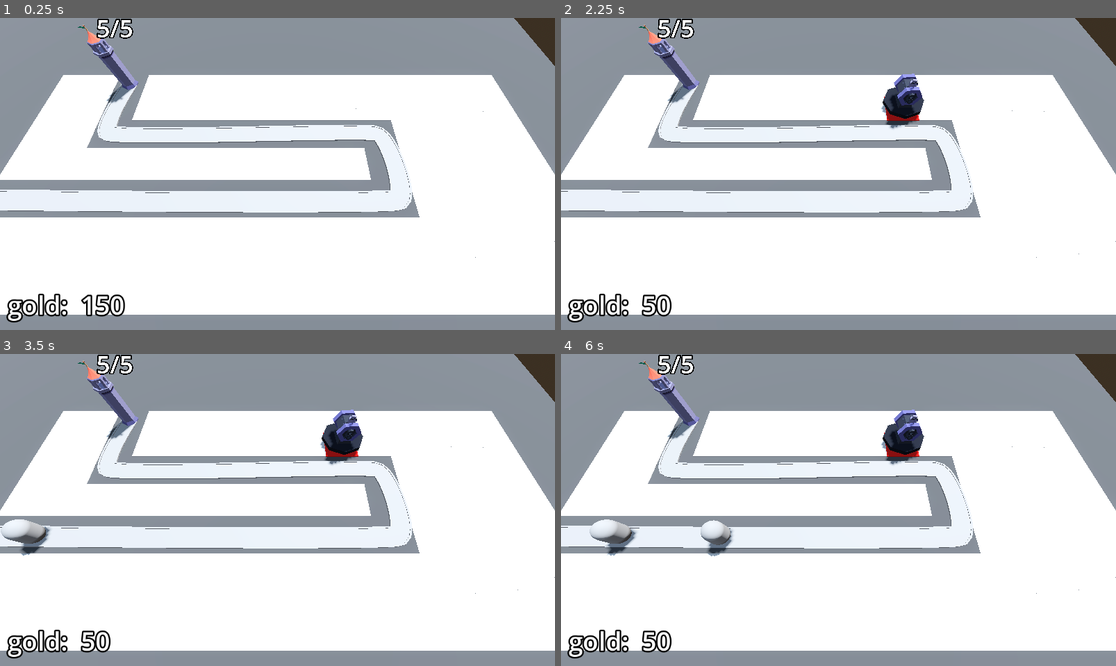
Above: before the commit, frames 1-4 (two rows, left to right).
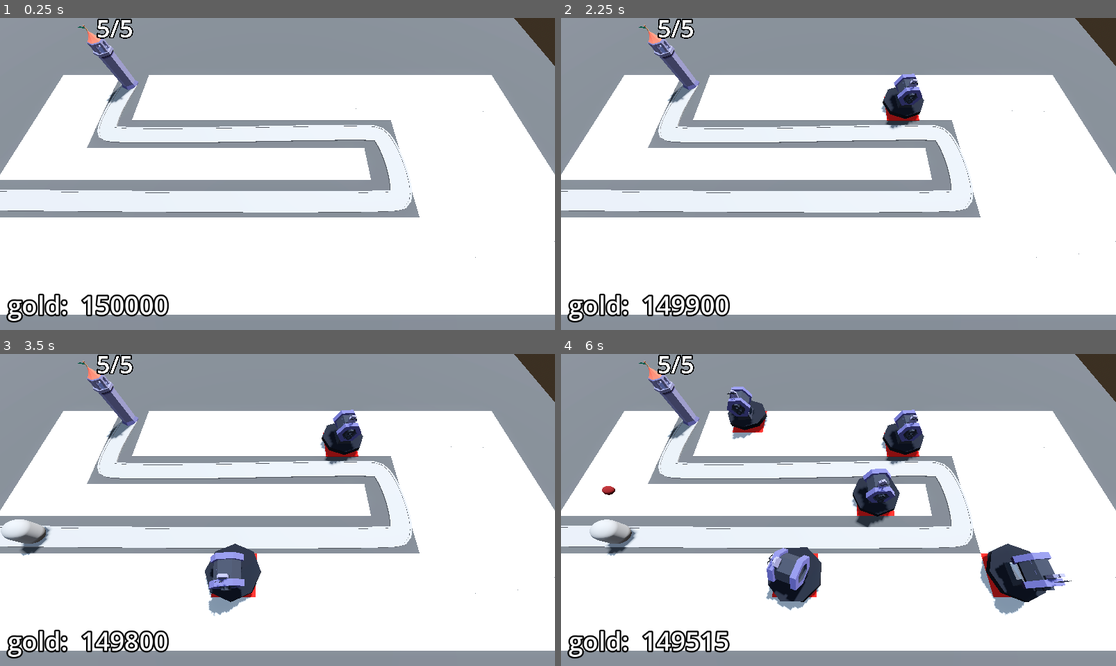
Above: after the commit, the same moments.

Repository: AhmadNasserx/tower-tiles
Game: Godot game, scene res://base_level.tscn
Same seed, same stepped clock (60 frames per second), same inputs: the game is played once before the commit and once after it.
Inputs (mouse positions are in pixels of both pictures, inside the frame that each line leads up to):
- Up to frame 1 (0.25 s): no input
- Up to frame 2 (2.25 s): tap Enter at 0.5, 2 s; move the mouse to (960, 158) at 0.52 s; press the mouse at (960, 158) at 0.53 s; tap Space at 1.25 s; move the mouse to (727, 189) at 1.27 s; release the mouse at (727, 189) at 1.28 s; click (727, 189) at 1.35 s; move the mouse to (894, 105) at 2.02 s; press the mouse at (894, 105) at 2.03 s
- Up to frame 3 (3.5 s): move the mouse to (249, 572) at 2.77 s; release the mouse at (249, 572) at 2.78 s; click (249, 572) at 2.85 s
- Up to frame 4 (6 s): move the mouse to (1005, 556) at 3.52 s; press the mouse at (1005, 556) at 3.53 s; move the mouse to (672, 463) at 4.27 s; release the mouse at (672, 463) at 4.28 s; click (672, 463) at 4.35 s; move the mouse to (866, 510) at 5.02 s; press the mouse at (866, 510) at 5.03 s; move the mouse to (755, 432) at 5.77 s; release the mouse at (755, 432) at 5.78 s; click (755, 432) at 5.85 s

The runs differ from the first frame. In frame 1, 0.3% of the frame differs, in the area x 22-31%, y 88-96%; in frame 2, 0.7%; in frame 3, 2.3%; in frame 4, 6.9%, in the area x 7-94%, y 10-96%.

Commit message:
stars on victory screen

Diff:
--- a/UserInterface/victory_layer.gd
+++ b/UserInterface/victory_layer.gd
@@ -1,5 +1,24 @@
 extends CanvasLayer
 
+@onready var star: TextureRect = %Star
+@onready var star_2: TextureRect = %Star2
+@onready var star_3: TextureRect = %Star3
+@onready var survived_label: Label = %SurvivedLabel
+@onready var full_health_label: Label = %FullHealthLabel
+@onready var money_label: Label = %MoneyLabel
+
+
+@onready var base = get_tree().get_first_node_in_group("base")
+@onready var bank = get_tree().get_first_node_in_group("bank")
+
+func victory() -> void:
+	visible = true
+	if base.max_health == base.current_health:
+		star_2.modulate = Color.WHITE
+		full_health_label.visible = true
+	if bank.gold >= 500:
+		star_3.modulate = Color.WHITE
+		money_label.visible = true
 
 func _on_retry_button_pressed() -> void:
 	get_tree().reload_current_scene()
--- a/UserInterface/victory_layer.tscn
+++ b/UserInterface/victory_layer.tscn
@@ -1,6 +1,7 @@
-[gd_scene load_steps=3 format=3 uid="uid://du1sdem441ohs"]
+[gd_scene load_steps=4 format=3 uid="uid://du1sdem441ohs"]
 
 [ext_resource type="Script" path="res://UserInterface/victory_layer.gd" id="1_6yf4j"]
+[ext_resource type="Texture2D" uid="uid://7s4ftqu3kme0" path="res://assets/star.png" id="2_ldtwk"]
 
 [sub_resource type="LabelSettings" id="LabelSettings_qdye7"]
 font_size = 96
@@ -36,6 +37,35 @@
 label_settings = SubResource("LabelSettings_qdye7")
 horizontal_alignment = 1
 
+[node name="StarContainer" type="HBoxContainer" parent="CenterContainer/PanelContainer/VBoxContainer"]
+layout_mode = 2
+
+[node name="Star" type="TextureRect" parent="CenterContainer/PanelContainer/VBoxContainer/StarContainer"]
+unique_name_in_owner = true
+custom_minimum_size = Vector2(128, 128)
+layout_mode = 2
+texture = ExtResource("2_ldtwk")
+expand_mode = 2
+stretch_mode = 5
+
+[node name="Star2" type="TextureRect" parent="CenterContainer/PanelContainer/VBoxContainer/StarContainer"]
+unique_name_in_owner = true
+modulate = Color(0, 0, 0, 1)
+custom_minimum_size = Vector2(128, 128)
+layout_mode = 2
+texture = ExtResource("2_ldtwk")
+expand_mode = 2
+stretch_mode = 5
+
+[node name="Star3" type="TextureRect" parent="CenterContainer/PanelContainer/VBoxContainer/StarContainer"]
+unique_name_in_owner = true
+modulate = Color(0, 0, 0, 1)
+custom_minimum_size = Vector2(128, 128)
+layout_mode = 2
+texture = ExtResource("2_ldtwk")
+expand_mode = 2
+stretch_mode = 5
+
 [node name="HBoxContainer" type="HBoxContainer" parent="CenterContainer/PanelContainer/VBoxContainer"]
 layout_mode = 2
 
@@ -51,5 +81,22 @@
 theme_override_font_sizes/font_size = 32
 text = "Quit"
 
+[node name="SurvivedLabel" type="Label" parent="CenterContainer/PanelContainer/VBoxContainer"]
+unique_name_in_owner = true
+layout_mode = 2
+text = "Survived + 1"
+
+[node name="FullHealthLabel" type="Label" parent="CenterContainer/PanelContainer/VBoxContainer"]
+unique_name_in_owner = true
+visible = false
+layout_mode = 2
+text = "Full Health + 1"
+
+[node name="MoneyLabel" type="Label" parent="CenterContainer/PanelContainer/VBoxContainer"]
+unique_name_in_owner = true
+visible = false
+layout_mode = 2
+text = "Money Money Money + 1"
+
 [connection signal="pressed" from="CenterContainer/PanelContainer/VBoxContainer/HBoxContainer/retryButton" to="." method="_on_retry_button_pressed"]
 [connection signal="pressed" from="CenterContainer/PanelContainer/VBoxContainer/HBoxContainer/QuitButton" to="." method="_on_quit_button_pressed"]
--- a/base_level.tscn
+++ b/base_level.tscn
@@ -136,6 +136,7 @@
 theme_override_constants/margin_right = 16
 theme_override_constants/margin_bottom = 16
 script = ExtResource("8_i42lf")
+starting_gold = 150000
 
 [node name="Label" type="Label" parent="Bank"]
 layout_mode = 2
--- a/enemy_path.gd
+++ b/enemy_path.gd
@@ -22,4 +22,4 @@
 		for child in get_children():
 			if child is PathFollow3D:
 				return
-		victory_layer.visible = true
+		victory_layer.victory()
Binary file added: assets/Rocks.glb
Not shown, added: assets/Rocks.glb.import
Binary file added: assets/Rocks_Castle-metallic.png-Castle-roughness.png
Not shown, added: assets/Rocks_Castle-metallic.png-Castle-roughness.png.import
Binary file added: assets/Rocks_castle-colour-palette.png
Not shown, added: assets/Rocks_castle-colour-palette.png.import
Binary file added: assets/Tree.glb
Not shown, added: assets/Tree.glb.import
Binary file added: assets/Tree_Castle-metallic.png-Castle-roughness.png
Not shown, added: assets/Tree_Castle-metallic.png-Castle-roughness.png.import
Binary file added: assets/Tree_castle-colour-palette.png
Not shown, added: assets/Tree_castle-colour-palette.png.import
(and 8 more such lines)
